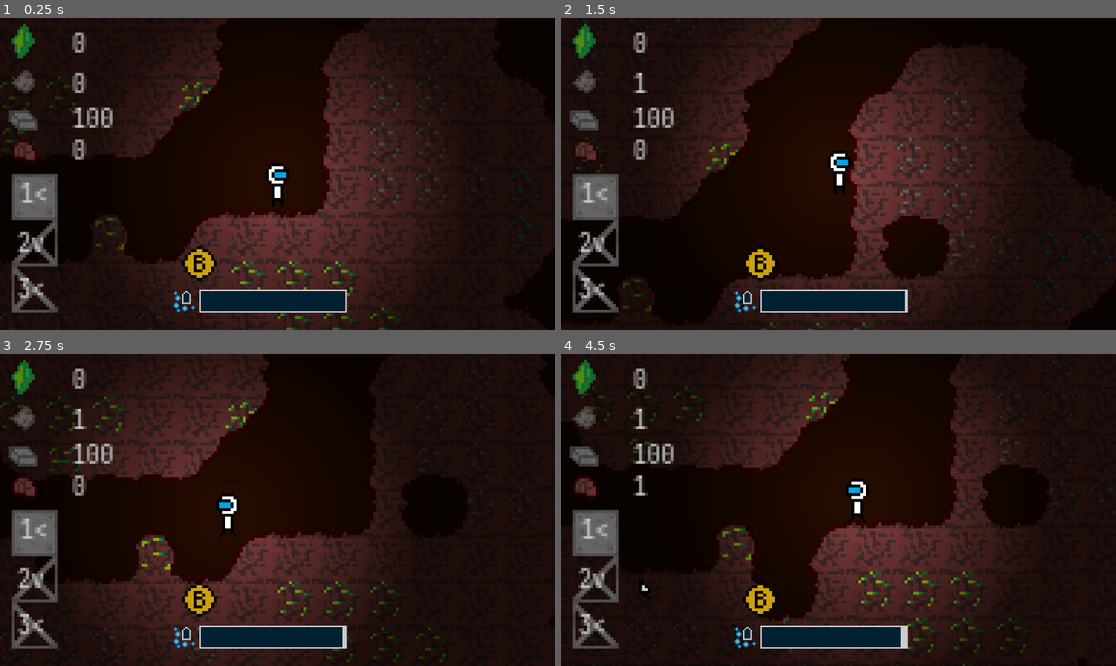
Above: before the commit, frames 1-4 (two rows, left to right).
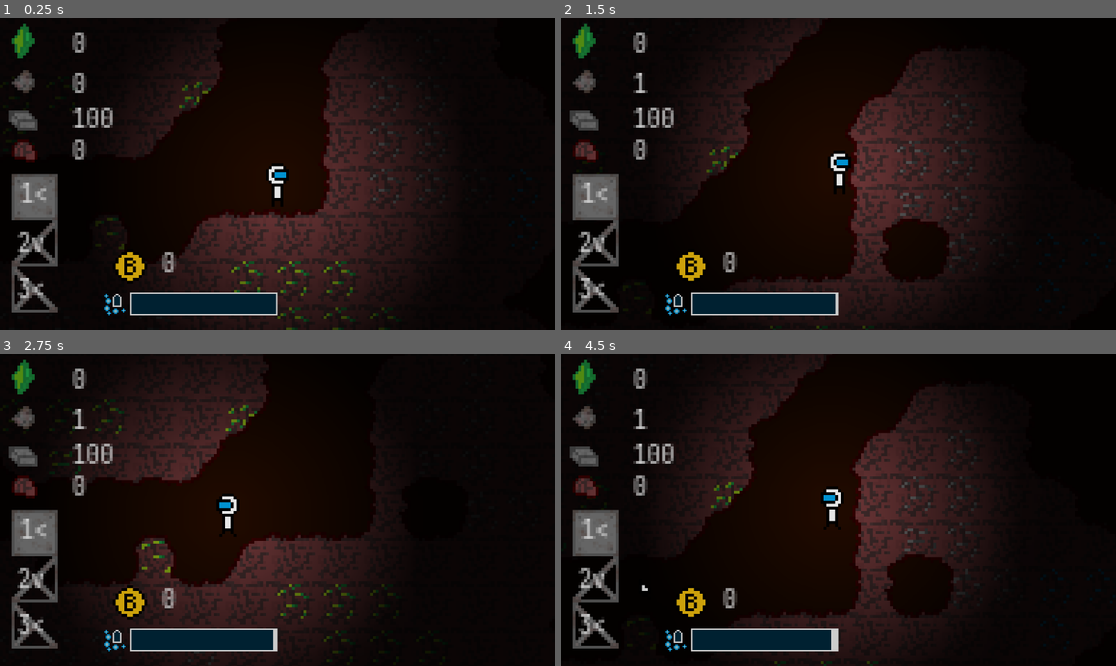
Above: after the commit, the same moments.

Repository: LukyXspacE/gamejam-campfire-prague
Game: Godot game, scene res://Tscenes/main.tscn
Same seed, same stepped clock (60 frames per second), same inputs: the game is played once before the commit and once after it.
Inputs (mouse positions are in pixels of both pictures, inside the frame that each line leads up to):
- Up to frame 1 (0.25 s): no input
- Up to frame 2 (1.5 s): tap B (Smelt) at 0.5, 1.25 s; move the mouse to (960, 158) at 0.52 s; hold Right mouse button (Mine) 0.53-1.28 s; hold D (Right) from 0.53 s (still down); tap Space (Jump) at 0.77 s; tap Y (Sell) at 0.8, 1.35 s; move the mouse to (727, 189) at 1.27 s
- Up to frame 3 (2.75 s): tap Space (Jump) at 1.52 s; right-click (166, 525) at 1.55 s; tap B (Smelt) at 2 s; move the mouse to (333, 441) at 2.02 s; release D (Right) at 2.03 s; press the mouse at (333, 441) at 2.03 s; hold A (Left) from 2.03 s (still down); tap Y (Sell) at 2.3 s
- Up to frame 4 (4.5 s): tap B (Smelt) at 2.75, 3.5, 4.25 s; move the mouse to (810, 572) at 2.77 s; release A (Left) at 2.78 s; release the mouse at (810, 572) at 2.78 s; hold D (Right) 2.78-4.28 s; right-click (810, 572) at 2.85 s; tap Space (Jump) at 3.02, 3.77 s; move the mouse to (1005, 556) at 3.52 s; hold Y (Sell) 3.53-4.28 s; tap 1 (Place1) at 3.6 s; move the mouse to (672, 463) at 4.27 s; hold A (Left) from 4.28 s (still down); tap 2 (Place2) at 4.35 s

The runs differ from the first frame. In frame 1, 3.9% of the frame differs, in the area x 0-71%, y 18-100%; in frame 2, 11%; in frame 3, 11%; in frame 4, 36%, in the area x 0-100%, y 0-100%.

Commit message:
Added oxygen limit

Diff:
--- a/Scrpits/inventory.gd
+++ b/Scrpits/inventory.gd
@@ -9,22 +9,22 @@
 @onready var uranTxt = $LabelUran
 @onready var ironTxt = $LabelIronCoocke
 @onready var ironRawTxt = $LabeIronRaw
-@onready var rockTxt = $LabelRock
+@onready var diamondTxt = $LabelDiamond
 @onready var monetTxt = $LabelBitcoin
 
 var uranium = 0
 var ironRaw = 0
 var iron = 99
-var rock = 0
-var money = 0
+var diamond = 0
+var money = 999
 
 func updateO2(value):
 	o2bar.value = value
 
 func addResource(id):
-	if id == 0:
-		rock += 1
-		rockTxt.text = str(rock)
+	if id == 3:
+		diamond += 1
+		diamondTxt.text = str(diamond)
 	if id == 1:
 		iron += 1
 		ironTxt.text = str(iron)
@@ -36,7 +36,7 @@
 		ironRawTxt.text = str(ironRaw)
 
 func syncText():
-	rockTxt.text = str(rock)
+	diamondTxt.text = str(diamond)
 	ironTxt.text = str(iron)
 	uranTxt.text = str(uranium)
 	ironRawTxt.text = str(ironRaw)
@@ -63,8 +63,8 @@
 		#syncText()
 		#i += 1
 
-	while i < 10 and rock > 0:
-		rock -= 1 #1
+	while i < 10 and diamond > 0:
+		diamond -= 1 #1
 		money += 1
 		syncText()
 		i += 1
--- a/Scrpits/map.gd
+++ b/Scrpits/map.gd
@@ -81,20 +81,6 @@
 
 		i += 1
 
-func addResource(id):
-	if id == 0:
-		inventory.rock += 1
-		inventory.rockTxt.text = str(inventory.rock)
-	if id == 1:
-		inventory.iron += 1
-		inventory.ironTxt.text = str(inventory.iron)
-	if id == 2:
-		inventory.uranium += 1
-		inventory.uranTxt.text = str(inventory.uranium)
-	if id == 4:
-		inventory.ironRaw += 1
-		inventory.ironRawTxt.text = str(inventory.ironRaw)
-
 func _input(event: InputEvent) -> void:
 
 	if event.is_action_pressed("Mine") and not player.isDead and not controlerInUse:
@@ -103,7 +89,7 @@
 
 		var data = get_cell_source_id(cell)
 
-		addResource(data)
+		inventory.addResource(data)
 
 		if data not in [5, 6]:
 			erase_cell(cell)
@@ -125,7 +111,7 @@
 			var cell = tile_pos + Vector2i(0, -1)      # one tile above
 			var data = get_cell_source_id(cell)
 
-			addResource(data)
+			#addResource(data)
 
 			if get_cell_source_id(cell) != 5 or 6:
 				erase_cell(cell)
--- a/Scrpits/player.gd
+++ b/Scrpits/player.gd
@@ -15,6 +15,7 @@
 @onready var sun = %DirectionalLight
 
 var oxygen = float(100.0)
+var oxygenLimit = 100.0
 
 var playerInside := false
 
@@ -76,7 +77,7 @@
 		sprite.stop()
 
 
-	if playerInside and oxygen <= 100.0:
+	if playerInside and oxygen <= oxygenLimit:
 		oxygen += 0.2
 	else:
 		oxygen -= 0.02
@@ -106,4 +107,9 @@
 		cam.zoom.y = 1.0
 		sun.enabled = false
 
+	if Input.is_action_just_pressed("Upgrade") and playerInside == true and inventory.money >= 50:
+		inventory.o2bar.max_value = 200
+		inventory.money -= 50
+		oxygenLimit += 100
+
 	move_and_slide()
--- a/Tscenes/inventory.tscn
+++ b/Tscenes/inventory.tscn
@@ -73,7 +73,7 @@
 theme_override_font_sizes/font_size = 8
 text = "0"
 
-[node name="LabelRock" type="Label" parent="." unique_id=1899298309]
+[node name="LabelDiamond" type="Label" parent="." unique_id=1899298309]
 z_index = 2000
 offset_left = 25.0
 offset_top = 40.0
@@ -91,10 +91,10 @@
 
 [node name="Bar" type="TextureProgressBar" parent="." unique_id=1576020821]
 z_index = 2000
-offset_left = 69.0
-offset_top = 94.0
-offset_right = 171.0
-offset_bottom = 134.0
+offset_left = 45.0
+offset_top = 95.0
+offset_right = 147.0
+offset_bottom = 135.0
 scale = Vector2(0.5, 0.5)
 value = 67.0
 rounded = true
@@ -103,21 +103,20 @@
 
 [node name="SpriteO2" type="Sprite2D" parent="." unique_id=1867533275]
 z_index = 2000
-position = Vector2(64, 98)
+position = Vector2(40, 99)
 scale = Vector2(0.5, 0.5)
 texture = ExtResource("9_114ii")
 
 [node name="SpriteBitcoin" type="Sprite2D" parent="." unique_id=1210579320]
 z_index = 2000
-position = Vector2(69, 85)
+position = Vector2(45, 86)
 texture = ExtResource("10_emr1h")
 
 [node name="LabelBitcoin" type="Label" parent="." unique_id=1996378618]
-top_level = true
 z_index = 2000
-offset_left = 78.0
+offset_left = 56.0
 offset_top = 79.0
-offset_right = 95.0
+offset_right = 73.0
 offset_bottom = 91.0
 theme_override_fonts/font = ExtResource("6_amss0")
 theme_override_font_sizes/font_size = 8
--- a/Tscenes/player.tscn
+++ b/Tscenes/player.tscn
@@ -54,6 +54,7 @@
 animation = &"walk"
 
 [node name="CollisionShape2D" type="CollisionShape2D" parent="." unique_id=1669056824 groups=["player"]]
+position = Vector2(0, 1)
 shape = SubResource("CapsuleShape2D_742h5")
 
 [node name="Cam" type="Camera2D" parent="." unique_id=767877867]
--- a/Tscenes/station.tscn
+++ b/Tscenes/station.tscn
@@ -42,16 +42,20 @@
 offset_bottom = 20.0
 theme_override_font_sizes/font_size = 8
 text = "Press B to smelt
-Press Y to sell"
+Press Y to sell
+Press X to ugrade
+oxygen for 50 bitcoin"
 
 [node name="Lights" type="Node2D" parent="." unique_id=1038190059]
 
 [node name="PointLight2D" type="PointLight2D" parent="Lights" unique_id=150192271]
+visible = false
 scale = Vector2(10, 10)
 texture = SubResource("GradientTexture2D_7o0uk")
 
 [node name="PointLight2D2" type="PointLight2D" parent="Lights" unique_id=1682514206]
-position = Vector2(0, 41.999996)
+visible = false
+position = Vector2(2.9999998, 54)
 scale = Vector2(10, 10)
 color = Color(0.751106, 0.35978, 1.92523e-07, 1)
 texture = SubResource("GradientTexture2D_7o0uk")
--- a/project.godot
+++ b/project.godot
@@ -119,6 +119,12 @@
 , Object(InputEventKey,"resource_local_to_scene":false,"resource_name":"","device":-1,"window_id":0,"alt_pressed":false …(186 unchanged characters)…
 ]
 }
+Upgrade={
+"deadzone": 0.2,
+"events": [Object(InputEventJoypadButton,"resource_local_to_scene":false,"resource_name":"","device":-1,"button_index":2,"pressure":0.0,"pressed":true,"script":null)
+, Object(InputEventKey,"resource_local_to_scene":false,"resource_name":"","device":-1,"window_id":0,"alt_pressed":false,"shift_pressed":false,"ctrl_pressed":false,"meta_pressed":false,"pressed":false,"keycode":0,"physical_keycode":88,"key_label":0,"unicode":120,"location":0,"echo":false,"script":null)
+]
+}
 
 [physics]
 
